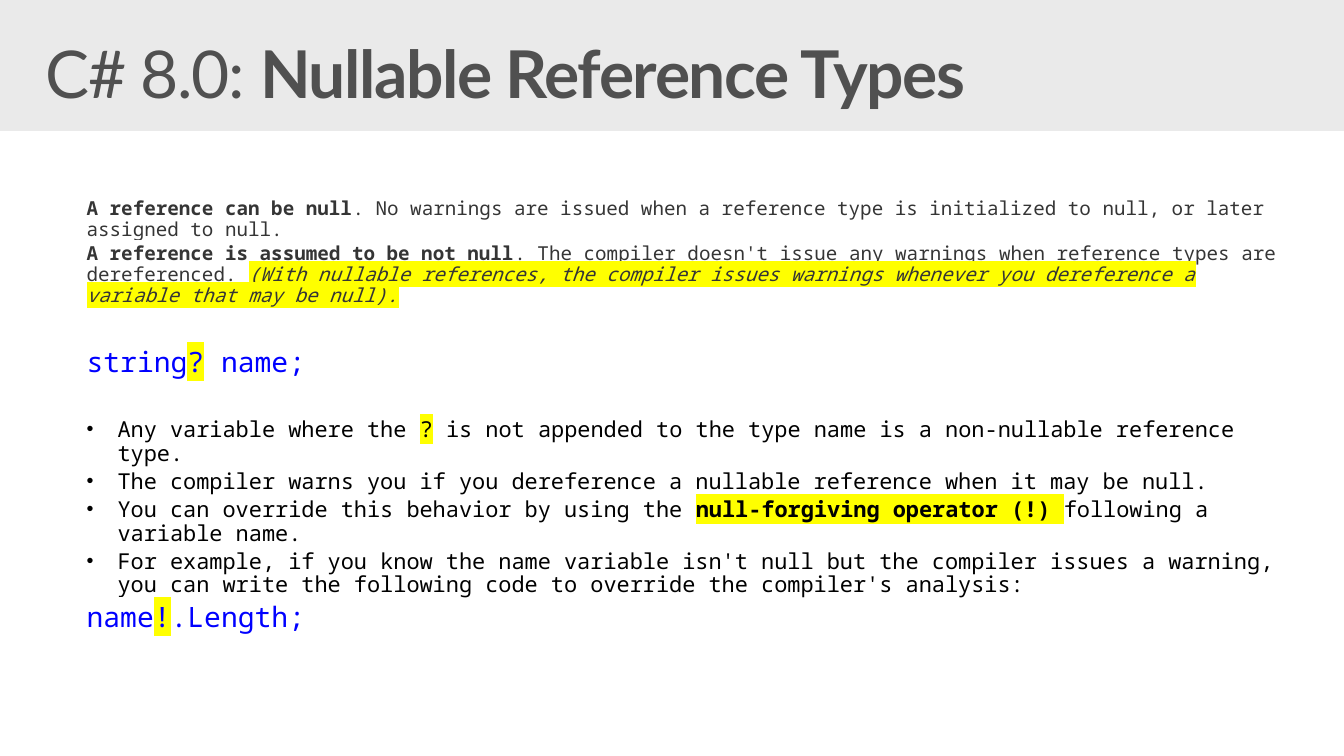
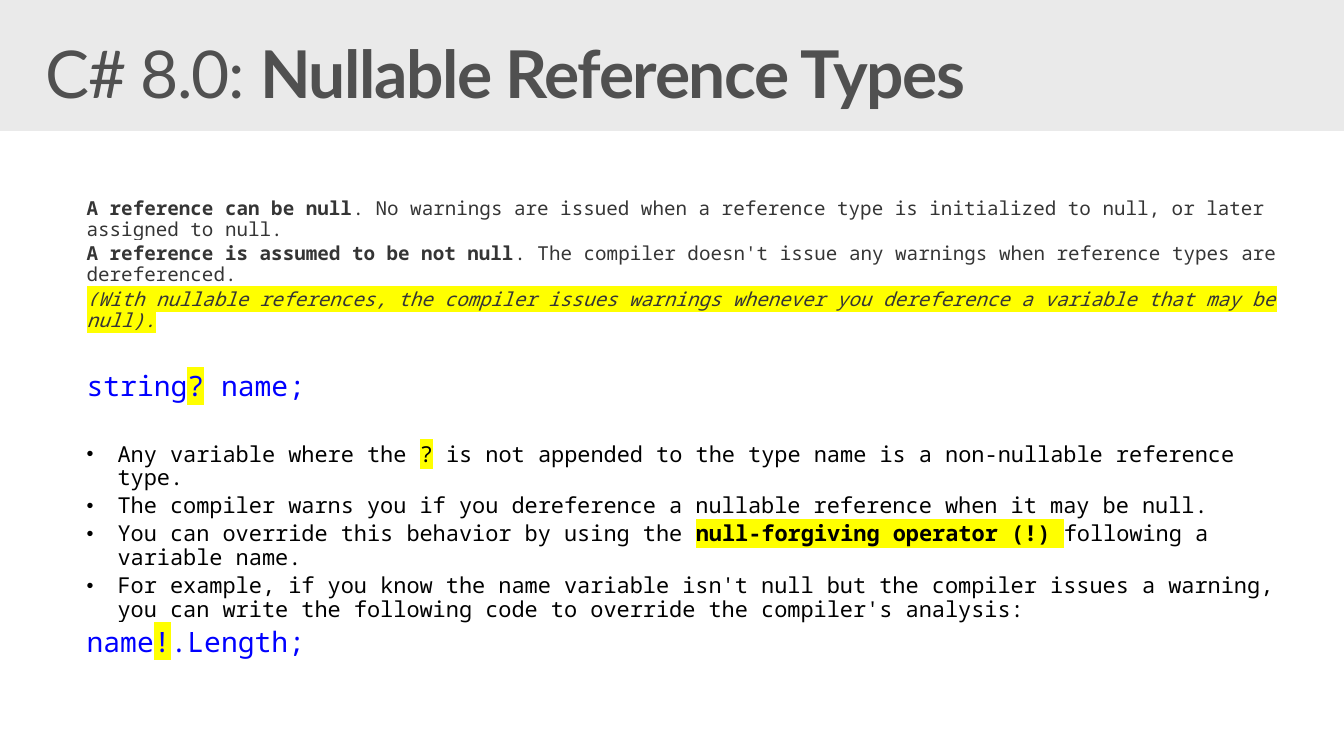
Before and after one commit to nithinmohantk/VS2019Launch-LK, a slide deck: slide 17 of slides/VS2019-Launch-CS80.pptx (slide 23 before the commit). Drawn at 1344x756 pixels with LibreOffice and Linux fonts; fonts in the diff are those of the drawing; background and template pictures are left out. Boxes give left, top, right and bottom in pixels: in the first picture for what was removed or moved away, otherwise in the second. Text is boxed around its words. In the diff, an @@ line names an element or a change of style, - is before the commit and + after.

```diff
--- a/slides/VS2019-Launch-CS80.pptx
+++ b/slides/VS2019-Launch-CS80.pptx
@@ text at [87,245,1276,330]: text changed @@
-A reference is assumed to be not null. The compiler doesn't issue any warnings when reference types are dereferenced. (With nullable references, the compiler issues warnings whenever you dereference a variable that may be null).
+A reference is assumed to be not null. The compiler doesn't issue any warnings when reference types are dereferenced.
+(With nullable references, the compiler issues warnings whenever you dereference a variable that may be null).
```
Also in this commit, not shown: 20 other slides changed, 1 slide added, 3 slides removed, 5 other files.
